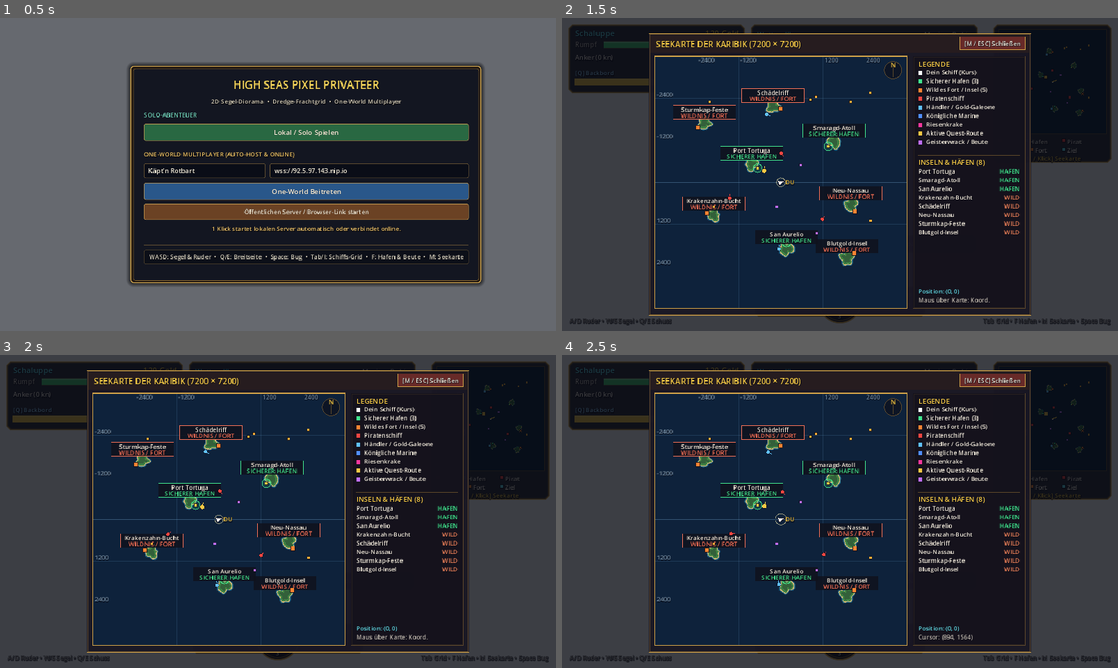
Above: before the commit, frames 1-4 (two rows, left to right).
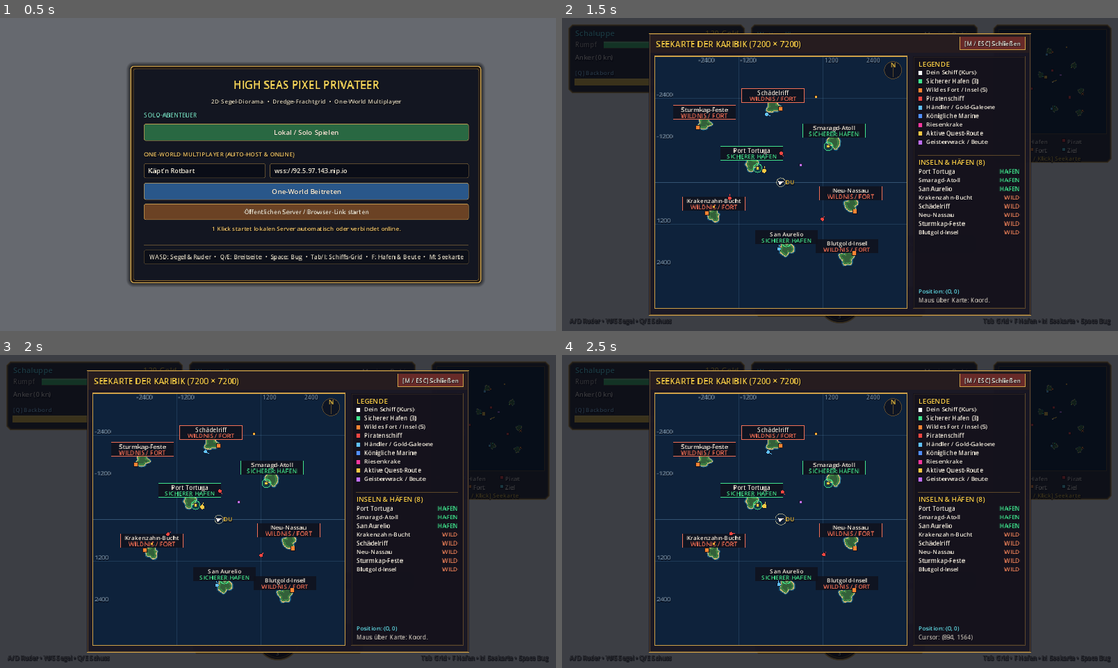
Above: after the commit, the same moments.

Repository: gandidast/high-seas-privateer
Game: Godot game, scene res://main.tscn
The game is run twice, just before and just after one commit, with the same random seed, the same clock (stepped at 60 frames per second) and the same inputs.
Inputs (mouse positions are in pixels of both pictures, inside the frame that each line leads up to):
- Up to frame 1 (0.5 s): no input
- Up to frame 2 (1.5 s): click "Lokal / Solo Spielen" at 0.5 s; tap Enter at 1.25 s; drag from (1051, 93) to (895, 105) at 1.27 s
- Up to frame 3 (2 s): no input
- Up to frame 4 (2.5 s): tap Space (fire_bow) at 2 s; drag from (840, 511) to (812, 574) at 2.02 s

Frame 1 is identical in both runs. In frame 2, less than 0.1% of the frame differs, in the area x 26-95%, y 8-70%; in frame 3, less than 0.1%; in frame 4, less than 0.1%.

Commit message:
Playtest fixes: 8-mast Corsair Clipper, steeper ship costs, loot despawn & MP item pickup fix

Diff:
--- a/main.gd
+++ b/main.gd
@@ -76,7 +76,7 @@
 	world_seed = NetworkManager.get_cli_seed(Contracts.DEFAULT_WORLD_SEED)
 	_init_simulation(world_seed, true)
 	ai_director.populate_initial_fleet(3, 3)
-	loot_system.spawn_initial_flotsam(world_map, 10)
+	loot_system.spawn_initial_flotsam(world_map, 3)
 
 	network_manager.bind_simulation(world_map, combat_system, loot_system, ai_director, all_ships)
 	network_manager.peer_ship_joined.connect(_on_server_peer_joined)
@@ -214,7 +214,7 @@
 	player_ship_id = 1
 	_spawn_local_player(player_ship_id, "Schaluppe Morgenstern", true)
 	ai_director.populate_initial_fleet(3, 3)
-	loot_system.spawn_initial_flotsam(world_map, 10)
+	loot_system.spawn_initial_flotsam(world_map, 3)
 	_init_ui_layers()
 	game_started = true
 	if _bus() != null:
@@ -622,6 +622,8 @@
 	_respawn_timer = -1.0
 	_server_respawn_timers.clear()
 	_client_sync.reset()
+	if fx_manager != null and fx_manager.has_method("clear_all"):
+		fx_manager.call("clear_all")
 	for node in [ai_director, loot_system, combat_system, world_map, player_grid]:
 		if node != null:
 			if node.has_method("clear_all"):
--- a/net/network_manager.gd
+++ b/net/network_manager.gd
@@ -374,7 +374,7 @@
 	bus.cannonball_impact.connect(_on_server_cannonball_impact)
 	bus.ship_sunk.connect(func(sid: int, pos: Vector2, fac: int, ksid: int): _relay_rpc("rpc_client_ship_sunk", [sid, pos, fac, ksid]))
 	bus.player_death_penalty.connect(func(sid: int, gold_lost: int, respawn_sec: float): _relay_rpc("rpc_client_player_death_penalty", [sid, gold_lost, respawn_sec]))
-	bus.loot_collected.connect(func(did: int, csid: int, ld: Contracts.LootDropData): _relay_rpc("rpc_client_loot_collected", [did, csid, ld.gold if ld != null else 0]))
+	bus.loot_collected.connect(_on_server_loot_collected)
 	bus.weather_changed.connect(func(ws: int, wi: float): _relay_rpc("rpc_client_weather_changed", [ws, wi]))
 	bus.wanted_level_changed.connect(func(lvl: int): _relay_rpc("rpc_client_wanted_level_changed", [lvl]))
 	bus.fort_damaged.connect(func(fid: int, hp: float, mhp: float, pos: Vector2): _relay_rpc("rpc_client_fort_damaged", [fid, hp, mhp, pos]))
@@ -863,13 +863,32 @@
 		_bus().player_death_penalty.emit(ship_id, gold_lost, respawn_sec)
 
 
-@rpc("authority", "reliable")
-func rpc_client_loot_collected(drop_id: int, collector_ship_id: int, gold: int) -> void:
-	if current_mode == Mode.CLIENT and collector_ship_id == local_peer_id and gold > 0 and _bus() != null:
+func _on_server_loot_collected(drop_id: int, collector_ship_id: int, loot_data: Contracts.LootDropData) -> void:
+	var gold: int = loot_data.gold if loot_data != null else 0
+	var serialized_items: Array = []
+	if loot_data != null:
+		for item_var in loot_data.items:
+			if item_var is Contracts.GridItemData:
+				serialized_items.append((item_var as Contracts.GridItemData).to_dict())
+			elif item_var is Dictionary:
+				serialized_items.append(item_var)
+	_relay_rpc("rpc_client_loot_collected", [drop_id, collector_ship_id, gold, serialized_items])
+
+
+@rpc("authority", "reliable")
+func rpc_client_loot_collected(drop_id: int, collector_ship_id: int, gold: int, serialized_items: Array = []) -> void:
+	if current_mode != Mode.CLIENT or _bus() == null:
+		return
+	if collector_ship_id == local_peer_id:
 		var dummy := Contracts.LootDropData.new()
 		dummy.drop_id = drop_id
 		dummy.gold = gold
+		for raw_item in serialized_items:
+			if raw_item is Dictionary:
+				dummy.items.append(Contracts.GridItemData.from_dict(raw_item))
 		_bus().loot_collected.emit(drop_id, collector_ship_id, dummy)
+	else:
+		_bus().loot_collected.emit(drop_id, collector_ship_id, null)
 
 
 @rpc("authority", "reliable")
--- a/shared/contracts.gd
+++ b/shared/contracts.gd
@@ -89,7 +89,7 @@
 	ShipClass.SCHOONER: {
 		"tier": ShipClass.SCHOONER,
 		"name": "Schoner",
-		"cost": 180,
+		"cost": 260,
 		"grid_cols": 6,
 		"grid_rows": 5,
 		"base_hp": 165.0,
@@ -105,7 +105,7 @@
 	ShipClass.BRIGANTINE: {
 		"tier": ShipClass.BRIGANTINE,
 		"name": "Brigg",
-		"cost": 380,
+		"cost": 650,
 		"grid_cols": 7,
 		"grid_rows": 5,
 		"base_hp": 225.0,
@@ -121,7 +121,7 @@
 	ShipClass.FRIGATE: {
 		"tier": ShipClass.FRIGATE,
 		"name": "Fregatte",
-		"cost": 780,
+		"cost": 1400,
 		"grid_cols": 8,
 		"grid_rows": 6,
 		"base_hp": 330.0,
@@ -137,7 +137,7 @@
 	ShipClass.CORSAIR_CLIPPER: {
 		"tier": ShipClass.CORSAIR_CLIPPER,
 		"name": "Kaper-Klipper",
-		"cost": 1100,
+		"cost": 2600,
 		"grid_cols": 6,
 		"grid_rows": 5,
 		"base_hp": 215.0,
@@ -153,7 +153,7 @@
 	ShipClass.WAR_GALLEON: {
 		"tier": ShipClass.WAR_GALLEON,
 		"name": "Kriegsgaleone",
-		"cost": 2400,
+		"cost": 4800,
 		"grid_cols": 10,
 		"grid_rows": 7,
 		"base_hp": 620.0,
--- a/sim/dredge_grid.gd
+++ b/sim/dredge_grid.gd
@@ -71,9 +71,10 @@
 		return Contracts.SlotType.DECK_STARBOARD
 	if gx == w - 1 and gy >= 1 and gy <= h - 2 and gy >= (h - 1) / 2 and gy <= h / 2:
 		return Contracts.SlotType.BOW
-	var mast_w: int = clampi(w - 4, 2, 4)
-	var mast_x0: int = maxi(1, (w - mast_w) / 2)
-	var mast_x1: int = mini(w - 3, mast_x0 + mast_w - 1)
+	var is_clipper: bool = (hull_tier == Contracts.ShipClass.CORSAIR_CLIPPER)
+	var mast_w: int = 4 if is_clipper else clampi(w - 4, 2, 4)
+	var mast_x0: int = 1 if is_clipper else maxi(1, (w - mast_w) / 2)
+	var mast_x1: int = mini((w - 2) if is_clipper else (w - 3), mast_x0 + mast_w - 1)
 	var mast_y0: int = maxi(1, (h - 2) / 2)
 	var mast_y1: int = mini(h - 2, mast_y0 + 1)
 	if gx >= mast_x0 and gx <= mast_x1 and gy >= mast_y0 and gy <= mast_y1:
--- a/sim/loot_system.gd
+++ b/sim/loot_system.gd
@@ -5,10 +5,10 @@
 ## salvage quest targets, and incremental delta/revision sync. 100% headless-safe.
 
 const ITEM_DB_PATH: String = "res://sim/item_database.gd"
-const COLLECT_RADIUS: float = 32.0
-const INTERACT_COLLECT_RADIUS: float = 48.0
-const MAX_FLOTSAM_COUNT: int = 14
-const FLOTSAM_SPAWN_INTERVAL: float = 20.0
+const COLLECT_RADIUS: float = 44.0
+const INTERACT_COLLECT_RADIUS: float = 56.0
+const MAX_FLOTSAM_COUNT: int = 4
+const FLOTSAM_SPAWN_INTERVAL: float = 50.0
 
 const GHOST_WRECK_ITEMS: Array[String] = [
 	"greek_fire_2x1",
@@ -135,7 +135,7 @@
 	drop.gold = _rng.randi_range(65, 125)
 	drop.is_salvage_target = false
 	drop.quest_id = "ghost_wreck"
-	drop.lifetime = 300.0
+	drop.lifetime = 65.0
 
 	var gear_count: int = _rng.randi_range(1, 2)
 	for _i in range(gear_count):
@@ -156,7 +156,7 @@
 	drop.gold = _rng.randi_range(55, 95)
 	drop.is_salvage_target = true
 	drop.quest_id = quest_id
-	drop.lifetime = 900.0
+	drop.lifetime = 360.0
 
 	var relic := _create_item_by_id("salvage_relic_1x2", Contracts.ItemAffix.MASTERWORK)
 	if relic != null:
@@ -191,7 +191,7 @@
 	_next_drop_id += 1
 	drop.world_pos = _ensure_water_pos(world_pos)
 	drop.is_salvage_target = false
-	drop.lifetime = 210.0
+	drop.lifetime = 55.0
 
 	var eff_tier: int = clampi(hull_tier, 0, 5)
 	var is_high_tier: bool = (
@@ -269,7 +269,7 @@
 	drop.world_pos = _ensure_water_pos(world_pos)
 	drop.gold = _rng.randi_range(150, 230)
 	drop.is_salvage_target = false
-	drop.lifetime = 300.0
+	drop.lifetime = 75.0
 
 	var chest := _create_item_by_id("royal_treasure_2x2", Contracts.ItemAffix.STANDARD)
 	if chest != null:
@@ -289,7 +289,7 @@
 	drop.world_pos = _ensure_water_pos(world_pos)
 	drop.gold = _rng.randi_range(280, 380)
 	drop.is_salvage_target = false
-	drop.lifetime = 360.0
+	drop.lifetime = 90.0
 
 	var trophy := _create_item_by_id("kraken_tentacle_trophy_2x2", Contracts.ItemAffix.MASTERWORK)
 	if trophy != null:
@@ -330,11 +330,10 @@
 			to_remove.append(did)
 			continue
 
-		if not drop.is_salvage_target:
-			drop.lifetime -= delta
-			if drop.lifetime <= 0.0:
-				to_remove.append(did)
-				continue
+		drop.lifetime -= delta
+		if drop.lifetime <= 0.0:
+			to_remove.append(did)
+			continue
 
 		var radius: float = INTERACT_COLLECT_RADIUS if interact_pressed else COLLECT_RADIUS
 		var radius_sq: float = radius * radius
@@ -428,7 +427,7 @@
 	drop.world_pos = _pick_open_sea_position()
 	drop.gold = _rng.randi_range(15, 45)
 	drop.is_salvage_target = false
-	drop.lifetime = 240.0
+	drop.lifetime = 60.0
 
 	var item_count: int = _rng.randi_range(1, 2)
 	for _i in range(item_count):
@@ -451,11 +450,11 @@
 
 
 func _ensure_water_pos(pos: Vector2) -> Vector2:
-	if _get_depth(pos) > 0.08:
+	if _get_depth(pos) >= 0.20:
 		return pos
 	if world_map_ref != null and world_map_ref.has_method("find_open_water_near"):
-		return world_map_ref.call("find_open_water_near", pos, 0.16)
-	return pos + Contracts.get_coast_normal(pos) * 42.0
+		return world_map_ref.call("find_open_water_near", pos, 0.22)
+	return pos + Contracts.get_coast_normal(pos) * 56.0
 
 
 func _get_depth(pos: Vector2) -> float:
--- a/tests/verify_game.gd
+++ b/tests/verify_game.gd
@@ -246,6 +246,21 @@
 	_assert_true(grid.stash_items.size() > stash_before_downsize and (bow_gun in grid.stash_items), "Downsizing Frigate -> Corsair Clipper must evict out-of-bounds items to stash")
 	_assert_true(grid.current_stats.bow_cannons.is_empty(), "Evicted bow gun must no longer be compiled into active bow_cannons")
 	_assert_true(is_equal_approx(grid.current_stats.bow_reload_multiplier, 1.15), "Corsair Clipper must apply +15% reload_bonus (1.15)")
+	var clipper_mast_count: int = 0
+	for gy in range(grid.get_grid_height()):
+		for gx in range(grid.get_grid_width()):
+			if grid.get_slot_type(gx, gy) == Contracts.SlotType.MAST:
+				clipper_mast_count += 1
+	_assert_true(clipper_mast_count == 8, "CORSAIR_CLIPPER must have 8 MAST slots (got %d)" % clipper_mast_count)
+	var clipper_sail2: Contracts.GridItemData = ItemDatabase.create_item("storm_sails_2x2")
+	_assert_true(grid.place_item(clipper_sail2, 3, 1, false), "CORSAIR_CLIPPER must fit a second 2x2 sail in its 8 MAST slots")
+
+	# Verify strictly escalating ship class costs
+	var prev_cost: int = -1
+	for t_idx in range(6):
+		var c_val: int = int(Contracts.get_ship_class_spec(t_idx).get("cost", 0))
+		_assert_true(c_val > prev_cost, "ShipClass %d cost (%d) must exceed previous (%d)" % [t_idx, c_val, prev_cost])
+		prev_cost = c_val
 
 	# 7. Verify bow_chaser_1x2 also mounts cleanly on War Galleon (10x7) horizontally (8,3 rotated)
 	grid.set_hull_tier(Contracts.ShipClass.WAR_GALLEON)
--- a/ui/harbor_ui.gd
+++ b/ui/harbor_ui.gd
@@ -766,11 +766,26 @@
 func _on_loot_collected(drop_id: int, collector_ship_id: int, loot_data: Contracts.LootDropData) -> void:
 	if player_ship != null and collector_ship_id != int(player_ship.get("ship_id")):
 		return
-	if loot_data != null and loot_data.gold > 0:
-		_add_gold(loot_data.gold)
-		var bus := _bus()
-		if bus != null:
-			bus.notification_posted.emit("Beute geborgen: +%d Gold" % loot_data.gold, "loot")
+	if loot_data != null:
+		var nm: Node = _get_network_manager()
+		var is_mp_client: bool = (nm != null and int(nm.get("current_mode")) == NetworkManager.Mode.CLIENT)
+		if is_mp_client and player_grid != null and not loot_data.items.is_empty():
+			for item_var in loot_data.items:
+				if not (item_var is Contracts.GridItemData):
+					continue
+				var item: Contracts.GridItemData = item_var
+				var placed: bool = false
+				if player_grid.has_method("auto_place_item"):
+					placed = bool(player_grid.call("auto_place_item", item))
+				if not placed and player_grid.has_method("add_to_stash"):
+					player_grid.call("add_to_stash", item)
+		if loot_data.gold > 0:
+			_add_gold(loot_data.gold)
+			var bus := _bus()
+			if bus != null:
+				var item_cnt: int = loot_data.items.size()
+				var msg: String = "Beute geborgen: +%d Gold" % loot_data.gold if item_cnt <= 0 else "Beute geborgen: +%d Gold & %d Item(s)" % [loot_data.gold, item_cnt]
+				bus.notification_posted.emit(msg, "loot")
 	var to_complete: Array[String] = []
 	for q in active_quests:
 		if q.quest_type == Contracts.QuestType.SALVAGE and (q.target_drop_id == drop_id or (loot_data != null and loot_data.quest_id == q.id)):
--- a/visual/fx_manager.gd
+++ b/visual/fx_manager.gd
@@ -51,6 +51,27 @@
 	_rng.randomize()
 	z_index = 25
 	_connect_signals()
+
+
+func clear_all() -> void:
+	for entry_var in _loot_crates.values():
+		if entry_var is Dictionary:
+			var spr: Variant = entry_var.get("sprite", null)
+			if is_instance_valid(spr):
+				(spr as Node).queue_free()
+	_loot_crates.clear()
+	_projectiles.clear()
+	_particles.clear()
+	_rings.clear()
+	_ship_positions.clear()
+	_burning_ships.clear()
+	_harpoon_tethers.clear()
+	_lightning_bolts.clear()
+	_aim_cone_active = false
+	_bow_cone_active = false
+	_entities_renderer.forts.clear()
+	_entities_renderer.sea_monsters.clear()
+	queue_redraw()
 
 func _connect_signals() -> void:
 	var bus: Contracts = Contracts.bus()
@@ -478,7 +499,7 @@
 	add_child(spr)
 	_loot_crates[loot_data.drop_id] = { "sprite": spr, "pos": loot_data.world_pos, "salvage": loot_data.is_salvage_target }
 
-func _on_loot_collected(drop_id: int, _collector_ship_id: int, loot_data: Contracts.LootDropData) -> void:
+func _on_loot_collected(drop_id: int, collector_ship_id: int, loot_data: Contracts.LootDropData) -> void:
 	var burst_pos: Vector2 = loot_data.world_pos if loot_data != null else Vector2.ZERO
 	if _loot_crates.has(drop_id):
 		burst_pos = _loot_crates[drop_id]["pos"]
@@ -487,6 +508,9 @@
 			spr.queue_free()
 		_loot_crates.erase(drop_id)
 	if _is_near_camera(burst_pos, 160.0):
+		if collector_ship_id < 0:
+			_emit_ring(burst_pos, 3.0, 14.0, 0.35, Color(0.75, 0.90, 0.96, 0.55))
+			return
 		_emit_ring(burst_pos, 4.0, 22.0, 0.45, Color(0.98, 0.82, 0.25, 0.90))
 		var c := Color(1.0, 0.88, 0.35, 1.0)
 		_emit_burst(burst_pos, 10, 0.0, 18.0, 34.0, 4.0, 24.0, 44.0, 90.0, 0.42, 0.42, 2.0, 2.0, c, c, true)
